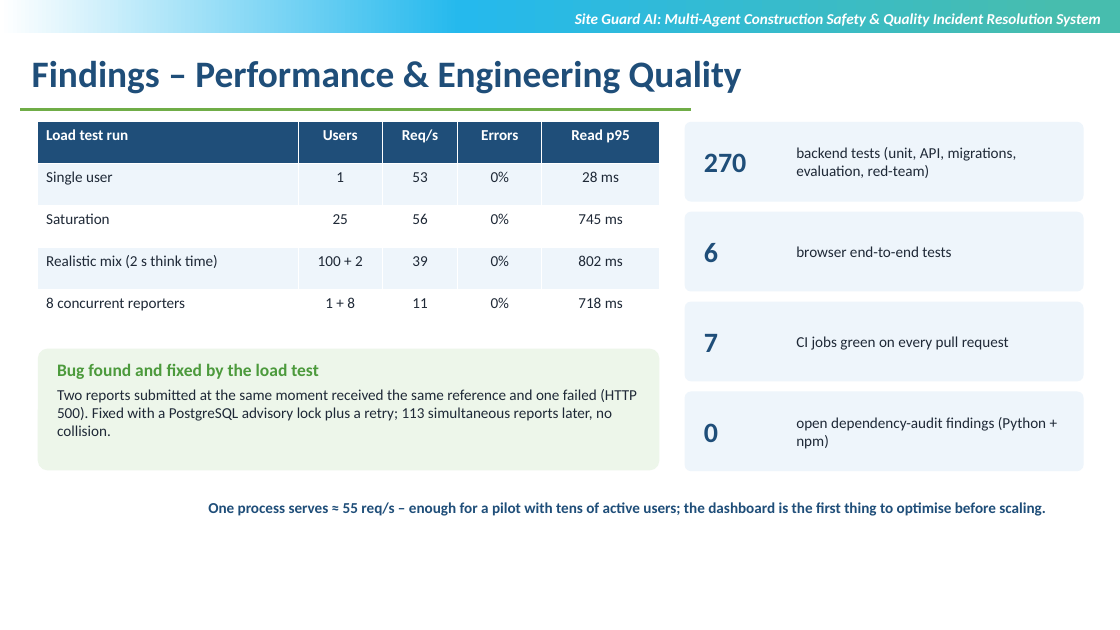
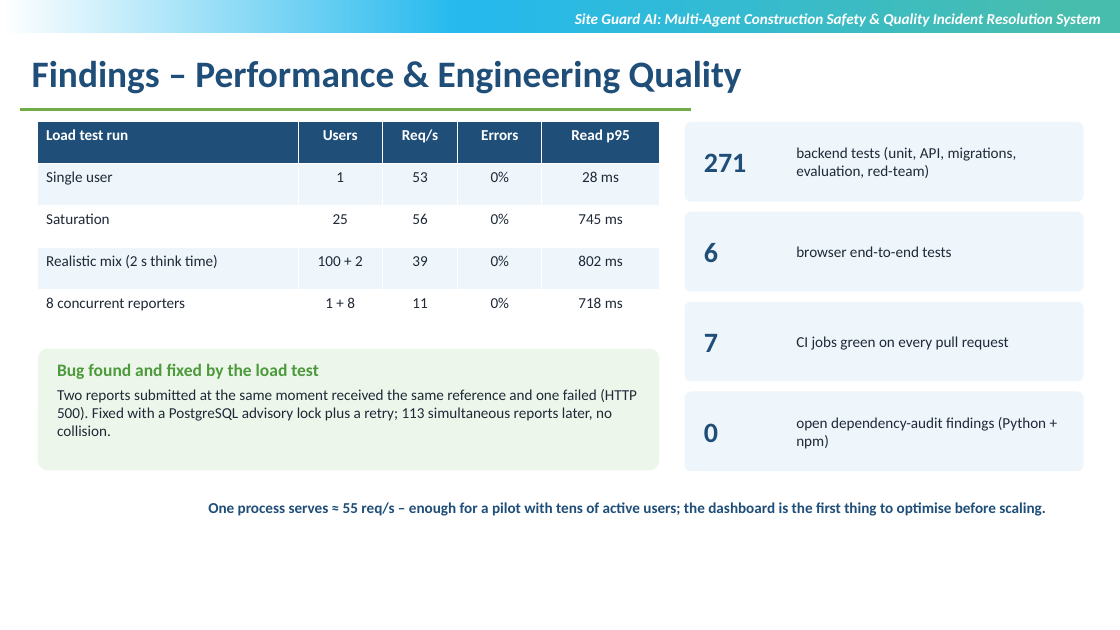
Before and after one commit to sricharansk/SITEGUARD-AI, a slide deck: slide 15 of docs/presentation/SiteGuardAI_Review3_S.K.Sricharan_T9984.pptx. Drawn at 1120x630 pixels with LibreOffice and Linux fonts; fonts in the diff are those of the drawing; background and template pictures are left out. Boxes give left, top, right and bottom in pixels: in the first picture for what was removed or moved away, otherwise in the second. Text is boxed around its words. In the diff, an @@ line names an element or a change of style, - is before the commit and + after.

```diff
--- a/docs/presentation/SiteGuardAI_Review3_S.K.Sricharan_T9984.pptx
+++ b/docs/presentation/SiteGuardAI_Review3_S.K.Sricharan_T9984.pptx
@@ text at (x1=704, y1=153, x2=747, y2=172): text changed @@
-270
+271
```
Also in this commit, not shown: 7 other files.
